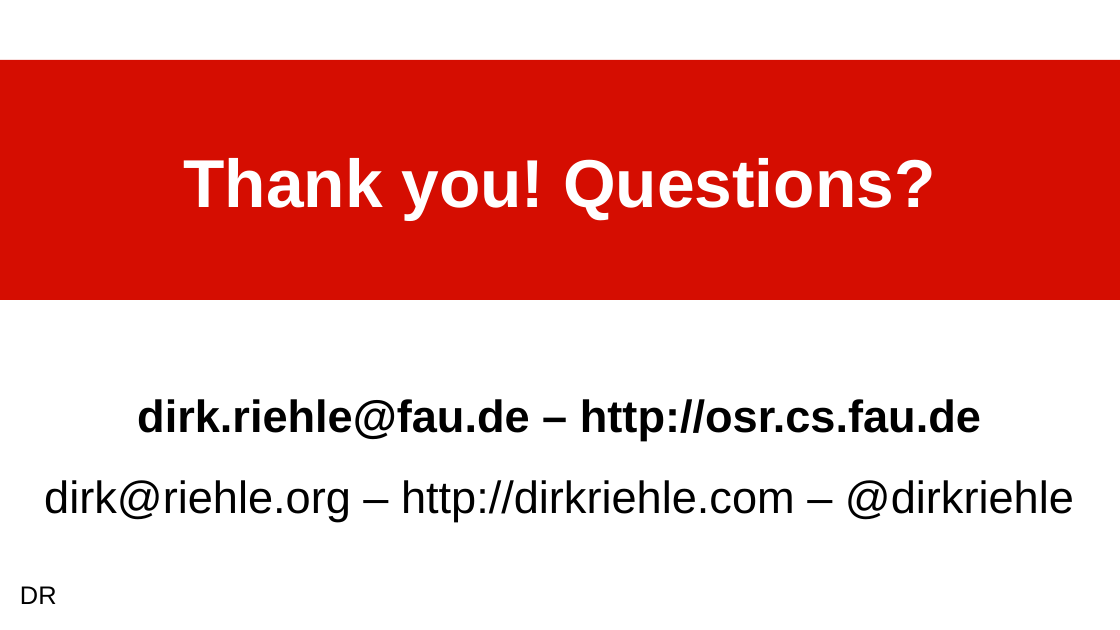
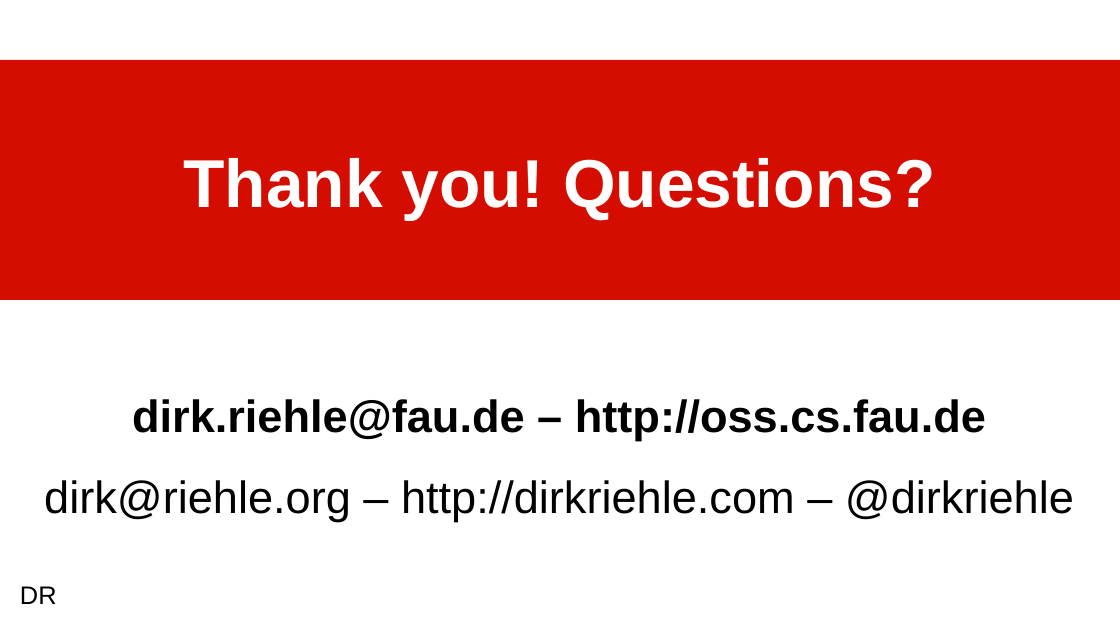
Before and after one commit to dirkriehle/amos-course, a slide deck: slide 6 of Lecture slides/AMOS A03 - Course Projects.odp. Drawn at 1120x630 pixels with LibreOffice and Linux fonts; fonts in the diff are those of the drawing. Boxes give left, top, right and bottom in pixels: in the first picture for what was removed or moved away, otherwise in the second. Text is boxed around its words. In the diff, an @@ line names an element or a change of style, - is before the commit and + after.

```diff
--- a/Lecture slides/AMOS A03 - Course Projects.odp
+++ b/Lecture slides/AMOS A03 - Course Projects.odp
@@ subtitle at [132,399,986,440]: text changed @@
-dirk.riehle@fau.de – http://osr.cs.fau.de
+dirk.riehle@fau.de – http://oss.cs.fau.de
```
Also in this commit, not shown: 2 other slides changed, 4 other files.
